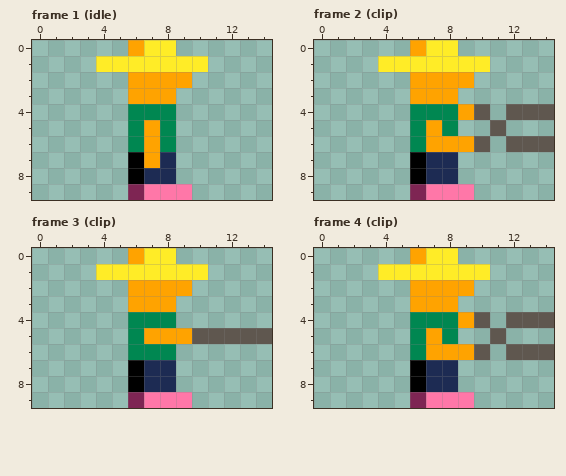
Pixel-art file, stored at art/player.aseprite. The picture above was drawn from the file before the commit.
15x10 pixels, 6 frames. Shown: frame 1 (idle), frame 2 (clip), frame 3 (clip), frame 4 (clip). The commit also changed other frames, which this record leaves out.
Now the later version:
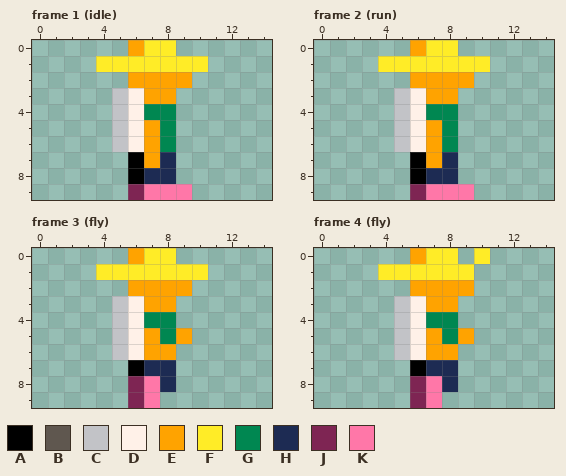
Palette (. is transparent): A #000000  B #5f574f  C #c2c3c7  D #fff1e8  E #ffa300  F #ffec27  G #008751  H #1d2b53  J #7e2553  K #ff77a8
Change:
Frame 1 (idle), layer "player":
The author put colour C in rows 3 to 6 at x 5.
Colour E becomes colour D in row 3 at x 6.
Colour G becomes colour D in rows 4 to 6 at x 6.
Frame 2 (run), layers "clippers", "arm", "player":
The author put colour C in rows 3 to 6 at x 5.
Colour E becomes colour D in row 3 at x 6.
Colour G becomes colour D in rows 4 to 6 at x 6.
Colour H becomes colour E in row 7 at x 7.
Colour E becomes colour G in row 6 at x 8.
The author cleared colour B in row 4 at x 10 and 12 to 14; in row 5 at x 11; in row 6 at x 10 and 12 to 14.
The author cleared colour E in row 4 at x 9; in row 6 at x 9.
Frame 3 (fly), layers "clippers", "arm", "player":
The author put colour C in rows 3 to 6 at x 5.
Colour E becomes colour D in row 3 at x 6.
Colour G becomes colour D in rows 4 to 6 at x 6.
Colour G becomes colour E in row 6 at x 7 to 8.
Colour E becomes colour G in row 5 at x 8.
Colour A becomes colour J in row 8 at x 6.
Colour H becomes colour K in row 8 at x 7.
The author cleared colour B in row 5 at x 10 to 14.
The author cleared colour K in row 9 at x 8 to 9.
Frame 4 (fly), layers "clippers", "arm", "player":
The author put colour C in rows 3 to 6 at x 5.
Colour E becomes colour D in row 3 at x 6.
Colour G becomes colour D in rows 4 to 6 at x 6.
The author put colour E in row 5 at x 9.
The author put colour F in row 0 at x 10.
Colour A becomes colour J in row 8 at x 6.
Colour H becomes colour K in row 8 at x 7.
The author cleared colour B in row 4 at x 10 and 12 to 14; in row 5 at x 11; in row 6 at x 10 and 12 to 14.
The author cleared colour E in row 4 at x 9; in row 6 at x 9.
The author cleared colour F in row 1 at x 10.
The author cleared colour K in row 9 at x 8 to 9.
Where, in picture pixels (left, top, right, bottom), the same in both pictures:
changed: (112, 88, 144, 152)
changed: (394, 88, 554, 168)
changed: (112, 296, 272, 408)
changed: (394, 248, 554, 408)
